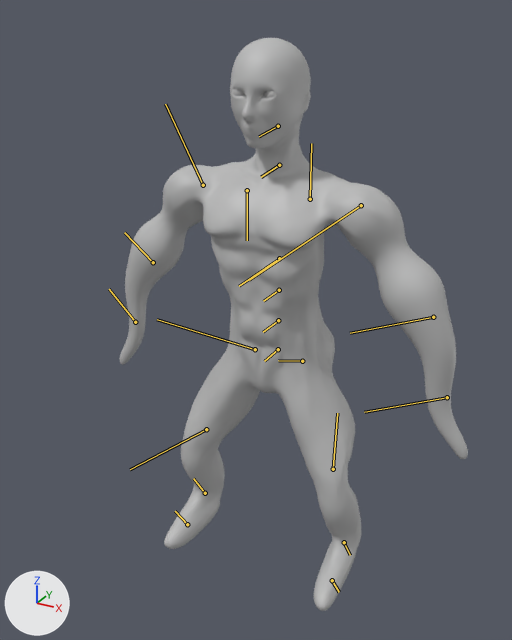
One commit to the FBX model StudentGJ2018Project/Assets/Duro/SkeletalMesh/An_Human.fbx: the scene before it, then after it.
The view is the same before and after, from a camera (50 mm lens) standing at (0.98, -1.86, 1.87) and looking at (-0.02, -0.05, 0.96). Every picture has the same lights, and +X, +Y and +Z are marked at lower left. The bones that bend it are drawn over the model as lines.
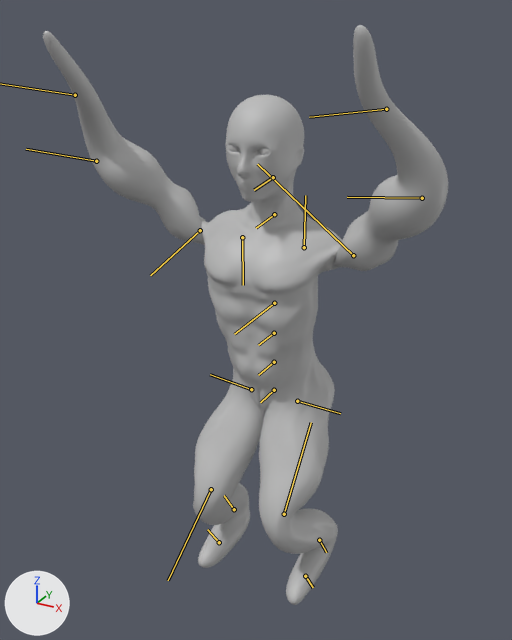
The newer file adds an action. The first version stands in its rest pose; the second is drawn at frame 2 of the action 'Human_Couple|Human_Couple:BaseAnimation'.

The change, as JSON lines over the scene's bpy script:
```json
{"block": "bone_quickrigcharacter_hips", "where": "bone_quickrigcharacter_hips = bpy.data.objects['QuickRigCharacter_Reference'].pose.bones['QuickRigCharacter_Hips']"}
{"op": "set", "path": "bone_quickrigcharacter_hips.location", "old": "(0.0, 0.0, 0.0)", "new": "(-15.0, 1.6, -0.6)"}
{"op": "set", "path": "bone_quickrigcharacter_hips.rotation_quaternion", "old": "(1.0, 0.0, 0.0, 0.0)", "new": "(1.0, 0.0, 0.008, 0.0)", "note": "degrees (0, 0, 0) -> degrees (0, 1, 0)"}
{"block": "bone_quickrigcharacter_leftupleg", "where": "bone_quickrigcharacter_leftupleg = bpy.data.objects['QuickRigCharacter_Reference'].pose.bones['QuickRigCharacter_LeftUpLeg']  # child of 'QuickRigCharacter_Hips'"}
{"op": "set", "path": "bone_quickrigcharacter_leftupleg.rotation_quaternion", "old": "(1.0, 0.0, 0.0, 0.0)", "new": "(0.917, 0.328, 0.19, -0.121)", "note": "degrees (0, 0, 0) -> degrees (38, 25, -6)"}
{"block": "bone_quickrigcharacter_leftleg", "where": "bone_quickrigcharacter_leftleg = bpy.data.objects['QuickRigCharacter_Reference'].pose.bones['QuickRigCharacter_LeftLeg']  # child of 'QuickRigCharacter_LeftUpLeg'"}
{"op": "set", "path": "bone_quickrigcharacter_leftleg.rotation_quaternion", "old": "(1.0, 0.0, 0.0, 0.0)", "new": "(0.899, -0.182, 0.095, 0.387)", "note": "degrees (0, 0, 0) -> degrees (-16, 18, 44)"}
{"block": "bone_quickrigcharacter_leftfoot", "where": "bone_quickrigcharacter_leftfoot = bpy.data.objects['QuickRigCharacter_Reference'].pose.bones['QuickRigCharacter_LeftFoot']  # child of 'QuickRigCharacter_LeftLeg'"}
{"op": "set", "path": "bone_quickrigcharacter_leftfoot.rotation_quaternion", "old": "(1.0, 0.0, 0.0, 0.0)", "new": "(0.947, -0.039, -0.104, -0.301)", "note": "degrees (0, 0, 0) -> degrees (-1, -13, -35)"}
{"block": "bone_quickrigcharacter_rightupleg", "where": "bone_quickrigcharacter_rightupleg = bpy.data.objects['QuickRigCharacter_Reference'].pose.bones['QuickRigCharacter_RightUpLeg']  # child of 'QuickRigCharacter_Hips'"}
{"op": "set", "path": "bone_quickrigcharacter_rightupleg.rotation_quaternion", "old": "(1.0, 0.0, 0.0, 0.0)", "new": "(0.917, 0.323, 0.198, -0.125)", "note": "degrees (0, 0, 0) -> degrees (37, 26, -7)"}
{"block": "bone_quickrigcharacter_rightleg", "where": "bone_quickrigcharacter_rightleg = bpy.data.objects['QuickRigCharacter_Reference'].pose.bones['QuickRigCharacter_RightLeg']  # child of 'QuickRigCharacter_RightUpLeg'"}
{"op": "set", "path": "bone_quickrigcharacter_rightleg.rotation_quaternion", "old": "(1.0, 0.0, 0.0, 0.0)", "new": "(0.892, -0.185, 0.097, 0.402)", "note": "degrees (0, 0, 0) -> degrees (-15, 19, 46)"}
{"block": "bone_quickrigcharacter_rightfoot", "where": "bone_quickrigcharacter_rightfoot = bpy.data.objects['QuickRigCharacter_Reference'].pose.bones['QuickRigCharacter_RightFoot']  # child of 'QuickRigCharacter_RightLeg'"}
{"op": "set", "path": "bone_quickrigcharacter_rightfoot.rotation_quaternion", "old": "(1.0, 0.0, 0.0, 0.0)", "new": "(0.944, -0.022, -0.116, -0.307)", "note": "degrees (0, 0, 0) -> degrees (2, -13, -36)"}
{"block": "bone_quickrigcharacter_spine", "where": "bone_quickrigcharacter_spine = bpy.data.objects['QuickRigCharacter_Reference'].pose.bones['QuickRigCharacter_Spine']  # child of 'QuickRigCharacter_Hips'"}
{"op": "set", "path": "bone_quickrigcharacter_spine.rotation_quaternion", "old": "(1.0, 0.0, 0.0, 0.0)", "new": "(1.0, 0.0, -0.008, 0.0)", "note": "degrees (0, 0, 0) -> degrees (0, -1, 0)"}
{"block": "bone_quickrigcharacter_leftarm", "where": "bone_quickrigcharacter_leftarm = bpy.data.objects['QuickRigCharacter_Reference'].pose.bones['QuickRigCharacter_LeftArm']  # child of 'QuickRigCharacter_LeftShoulder'"}
{"op": "set", "path": "bone_quickrigcharacter_leftarm.rotation_quaternion", "old": "(1.0, 0.0, 0.0, 0.0)", "new": "(0.361, -0.543, 0.694, 0.306)", "note": "degrees (0, 0, 0) -> degrees (-3, 124, 74)"}
{"block": "bone_quickrigcharacter_leftforearm", "where": "bone_quickrigcharacter_leftforearm = bpy.data.objects['QuickRigCharacter_Reference'].pose.bones['QuickRigCharacter_LeftForeArm']  # child of 'QuickRigCharacter_LeftArm'"}
{"op": "set", "path": "bone_quickrigcharacter_leftforearm.rotation_quaternion", "old": "(1.0, 0.0, 0.0, 0.0)", "new": "(0.954, 0.0, 0.0, 0.299)", "note": "degrees (0, 0, 0) -> degrees (0, 0, 35)"}
{"block": "bone_quickrigcharacter_rightarm", "where": "bone_quickrigcharacter_rightarm = bpy.data.objects['QuickRigCharacter_Reference'].pose.bones['QuickRigCharacter_RightArm']  # child of 'QuickRigCharacter_RightShoulder'"}
{"op": "set", "path": "bone_quickrigcharacter_rightarm.rotation_quaternion", "old": "(1.0, 0.0, 0.0, 0.0)", "new": "(0.393, -0.541, 0.699, 0.253)", "note": "degrees (0, 0, 0) -> degrees (7, 125, 79)"}
{"block": "bone_quickrigcharacter_rightforearm", "where": "bone_quickrigcharacter_rightforearm = bpy.data.objects['QuickRigCharacter_Reference'].pose.bones['QuickRigCharacter_RightForeArm']  # child of 'QuickRigCharacter_RightArm'"}
{"op": "set", "path": "bone_quickrigcharacter_rightforearm.rotation_quaternion", "old": "(1.0, 0.0, 0.0, 0.0)", "new": "(0.966, 0.0, 0.0, 0.259)", "note": "degrees (0, 0, 0) -> degrees (0, 0, 30)"}
```

What differs and where, as boxes (x1, y1, x2, y2) in the pictures (512 x 640 px):
```json
{"object": "pSphere2", "change": "posed", "before": [120, 38, 468, 611], "after": [43, 25, 448, 605], "on screen": "16% wider"}
{"bone": "QuickRigCharacter_Hips", "before": "(278, 349) to (264, 361)", "after": "(274, 390) to (260, 402)"}
{"bone": "QuickRigCharacter_LeftUpLeg", "before": "(302, 361) to (278, 360)", "after": "(297, 401) to (340, 413)"}
{"bone": "QuickRigCharacter_LeftLeg", "before": "(333, 469) to (337, 413)", "after": "(284, 514) to (311, 422)"}
{"bone": "QuickRigCharacter_LeftFoot", "before": "(344, 542) to (350, 555)", "after": "(319, 540) to (326, 552)"}
{"bone": "QuickRigCharacter_RightUpLeg", "before": "(255, 349) to (157, 319)", "after": "(251, 389) to (210, 374)"}
{"bone": "QuickRigCharacter_RightLeg", "before": "(206, 429) to (130, 469)", "after": "(211, 489) to (168, 580)"}
{"bone": "QuickRigCharacter_RightFoot", "before": "(205, 493) to (193, 478)", "after": "(234, 509) to (224, 495)"}
{"bone": "QuickRigCharacter_Spine", "before": "(278, 320) to (263, 332)", "after": "(274, 362) to (258, 375)"}
{"bone": "QuickRigCharacter_LeftArm", "before": "(361, 205) to (249, 280)", "after": "(353, 255) to (257, 164)"}
{"bone": "QuickRigCharacter_LeftForeArm", "before": "(433, 317) to (350, 333)", "after": "(422, 198) to (347, 197)"}
{"bone": "QuickRigCharacter_RightArm", "before": "(203, 185) to (165, 104)", "after": "(200, 230) to (150, 275)"}
{"bone": "QuickRigCharacter_RightForeArm", "before": "(153, 262) to (124, 232)", "after": "(96, 161) to (26, 149)"}
```
